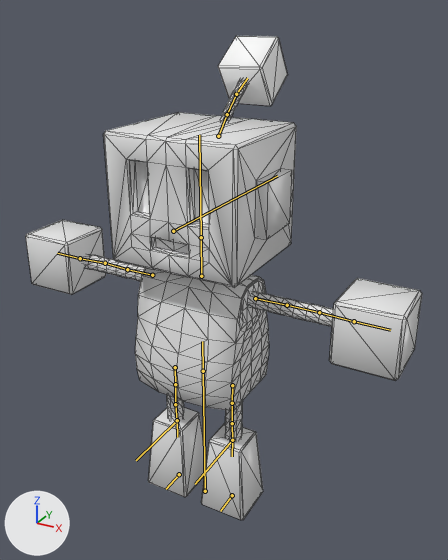
One commit to the glTF model Sviluppo/Godot/models/npc_cube.glb: the scene before it, then after it.
Rendered twice from a 50 mm lens placed at (7.33, -12.19, 12.98), pointed at (0.4, 0.42, 6.68). The lights are fixed; the arrows at lower left show +X, +Y and +Z. The older version comes first. The bones that change, and the others that lie on the model, are drawn over the model as lines. Mesh edges are drawn as thin lines.

The first picture shows 'Cube', 'robot'.
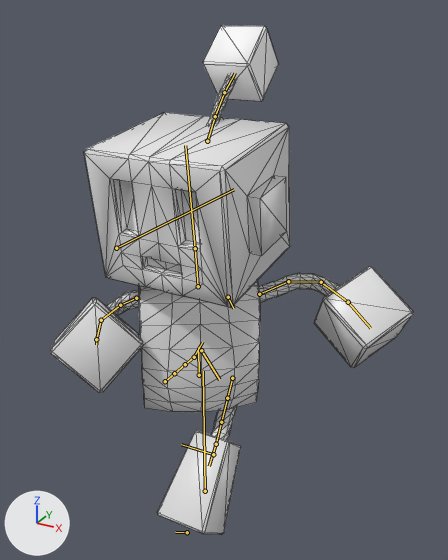
The newer file adds an action. The first version stands in its rest pose; the second is drawn at frame 0 of the action 'run'.

Where the change shows, as pixel boxes (x1, y1, x2, y2) in the pictures (448 x 560 px):
```json
{"object": "Cube", "change": "posed", "before": [26, 112, 422, 520], "after": [50, 112, 413, 535], "on screen": "8% narrower"}
{"object": "robot", "change": "posed", "before": [83, 36, 333, 441], "after": [106, 26, 340, 440], "on screen": "6% narrower"}
{"bone": "body", "before": "(203, 371) to (202, 341)", "after": "(199, 375) to (198, 347)"}
{"bone": "neck", "before": "(201, 276) to (201, 237)", "after": "(198, 286) to (195, 248)"}
{"bone": "arm1.L", "before": "(255, 298) to (287, 305)", "after": "(259, 294) to (288, 281)"}
{"bone": "arm2.L", "before": "(287, 305) to (319, 312)", "after": "(288, 281) to (321, 282)"}
{"bone": "arm3.L", "before": "(319, 312) to (354, 321)", "after": "(321, 282) to (348, 302)"}
{"bone": "hand.L", "before": "(354, 321) to (390, 330)", "after": "(348, 302) to (370, 328)"}
{"bone": "arm1.R", "before": "(152, 275) to (127, 269)", "after": "(136, 298) to (120, 305)"}
{"bone": "arm2.R", "before": "(127, 269) to (105, 263)", "after": "(120, 305) to (101, 320)"}
{"bone": "arm3.R", "before": "(105, 263) to (80, 258)", "after": "(101, 320) to (96, 339)"}
{"bone": "hand.R", "before": "(80, 258) to (57, 253)", "after": "(96, 339) to (96, 344)"}
{"bone": "leg1.L", "before": "(232, 385) to (232, 403)", "after": "(232, 378) to (227, 398)"}
{"bone": "leg2.L", "before": "(232, 403) to (232, 423)", "after": "(227, 398) to (221, 422)"}
{"bone": "leg3.L", "before": "(232, 423) to (232, 440)", "after": "(221, 422) to (216, 444)"}
{"bone": "foot.L", "before": "(232, 440) to (232, 456)", "after": "(216, 444) to (209, 466)"}
{"bone": "leg1.R", "before": "(175, 367) to (175, 384)", "after": "(165, 381) to (174, 373)"}
{"bone": "leg2.R", "before": "(175, 384) to (175, 404)", "after": "(174, 373) to (185, 364)"}
{"bone": "leg3.R", "before": "(175, 404) to (177, 420)", "after": "(185, 364) to (194, 357)"}
{"bone": "foot.R", "before": "(177, 420) to (177, 437)", "after": "(194, 357) to (202, 342)"}
```

Edits to the scene script, one JSON object a line:
```json
{"block": "bone_body", "where": "bone_body = bpy.data.objects['Armature'].pose.bones['body']  # child of 'root'"}
{"op": "set", "path": "bone_body.location", "old": "(0.0, 0.0, 0.0)", "new": "(0.0, 0.0, 0.22)"}
{"op": "set", "path": "bone_body.rotation_quaternion", "old": "(1.0, 0.0, 0.0, 0.0)", "new": "(0.954, 0.064, 0.291, -0.022)", "note": "degrees (0, 0, 0) -> degrees (8, 34, 0)"}
{"block": "bone_neck", "where": "bone_neck = bpy.data.objects['Armature'].pose.bones['neck']  # child of 'body'"}
{"op": "set", "path": "bone_neck.rotation_quaternion", "old": "(1.0, 0.0, 0.0, 0.0)", "new": "(0.956, -0.008, -0.29, 0.039)", "note": "degrees (0, 0, 0) -> degrees (-3, -34, 5)"}
{"block": "bone_arm1_l", "where": "bone_arm1_l = bpy.data.objects['Armature'].pose.bones['arm1.L']  # child of 'body'"}
{"op": "set", "path": "bone_arm1_l.rotation_quaternion", "old": "(1.0, 0.0, 0.0, 0.0)", "new": "(0.951, -0.142, 0.259, 0.086)", "note": "degrees (0, 0, 0) -> degrees (-15, 31, 6)"}
{"block": "bone_arm2_l", "where": "bone_arm2_l = bpy.data.objects['Armature'].pose.bones['arm2.L']  # child of 'arm1.L'"}
{"op": "set", "path": "bone_arm2_l.rotation_quaternion", "old": "(1.0, 0.0, 0.0, 0.0)", "new": "(0.98, 0.198, 0.0, 0.0)", "note": "degrees (0, 0, 0) -> degrees (23, 0, 0)"}
{"block": "bone_arm3_l", "where": "bone_arm3_l = bpy.data.objects['Armature'].pose.bones['arm3.L']  # child of 'arm2.L'"}
{"op": "set", "path": "bone_arm3_l.rotation_quaternion", "old": "(1.0, 0.0, 0.0, 0.0)", "new": "(0.949, 0.314, 0.0, 0.0)", "note": "degrees (0, 0, 0) -> degrees (37, 0, 0)"}
{"block": "bone_hand_l", "where": "bone_hand_l = bpy.data.objects['Armature'].pose.bones['hand.L']  # child of 'arm3.L'"}
{"op": "set", "path": "bone_hand_l.rotation_quaternion", "old": "(1.0, 0.0, 0.0, 0.0)", "new": "(0.99, 0.143, 0.0, -0.009)", "note": "degrees (0, 0, 0) -> degrees (16, 0, -1)"}
{"block": "bone_arm1_r", "where": "bone_arm1_r = bpy.data.objects['Armature'].pose.bones['arm1.R']  # child of 'body'"}
{"op": "set", "path": "bone_arm1_r.rotation_quaternion", "old": "(1.0, 0.0, 0.0, 0.0)", "new": "(0.874, -0.286, -0.099, 0.379)", "note": "degrees (0, 0, 0) -> degrees (-35, 3, 46)"}
{"block": "bone_arm2_r", "where": "bone_arm2_r = bpy.data.objects['Armature'].pose.bones['arm2.R']  # child of 'arm1.R'"}
{"op": "set", "path": "bone_arm2_r.rotation_quaternion", "old": "(1.0, 0.0, 0.0, 0.0)", "new": "(0.977, 0.215, 0.0, 0.0)", "note": "degrees (0, 0, 0) -> degrees (25, 0, 0)"}
{"block": "bone_arm3_r", "where": "bone_arm3_r = bpy.data.objects['Armature'].pose.bones['arm3.R']  # child of 'arm2.R'"}
{"op": "set", "path": "bone_arm3_r.rotation_quaternion", "old": "(1.0, 0.0, 0.0, 0.0)", "new": "(0.682, 0.731, 0.0, 0.0)", "note": "degrees (0, 0, 0) -> degrees (94, 0, 0)"}
{"block": "bone_hand_r", "where": "bone_hand_r = bpy.data.objects['Armature'].pose.bones['hand.R']  # child of 'arm3.R'"}
{"op": "set", "path": "bone_hand_r.rotation_quaternion", "old": "(1.0, 0.0, 0.0, 0.0)", "new": "(0.957, 0.272, 0.0, -0.104)", "note": "degrees (0, 0, 0) -> degrees (31, 3, -12)"}
{"block": "bone_leg1_l", "where": "bone_leg1_l = bpy.data.objects['Armature'].pose.bones['leg1.L']  # child of 'body'"}
{"op": "set", "path": "bone_leg1_l.rotation_quaternion", "old": "(1.0, 0.0, 0.0, 0.0)", "new": "(0.891, -0.419, 0.142, 0.103)", "note": "degrees (0, 0, 0) -> degrees (-50, 20, 4)"}
{"block": "bone_leg2_l", "where": "bone_leg2_l = bpy.data.objects['Armature'].pose.bones['leg2.L']  # child of 'leg1.L'"}
{"op": "set", "path": "bone_leg2_l.rotation_quaternion", "old": "(1.0, 0.0, 0.0, 0.0)", "new": "(1.0, -0.028, 0.0, 0.0)", "note": "degrees (0, 0, 0) -> degrees (-3, 0, 0)"}
{"block": "bone_leg3_l", "where": "bone_leg3_l = bpy.data.objects['Armature'].pose.bones['leg3.L']  # child of 'leg2.L'"}
{"op": "set", "path": "bone_leg3_l.rotation_quaternion", "old": "(1.0, 0.0, 0.0, 0.0)", "new": "(1.0, -0.031, 0.0, 0.0)", "note": "degrees (0, 0, 0) -> degrees (-4, 0, 0)"}
{"block": "bone_foot_l", "where": "bone_foot_l = bpy.data.objects['Armature'].pose.bones['foot.L']  # child of 'leg3.L'"}
{"op": "set", "path": "bone_foot_l.rotation_quaternion", "old": "(1.0, 0.0, 0.0, 0.0)", "new": "(0.989, 0.067, 0.118, 0.052)", "note": "degrees (0, 0, 0) -> degrees (9, 13, 7)"}
{"block": "bone_leg1_r", "where": "bone_leg1_r = bpy.data.objects['Armature'].pose.bones['leg1.R']  # child of 'body'"}
{"op": "set", "path": "bone_leg1_r.rotation_quaternion", "old": "(1.0, 0.0, 0.0, 0.0)", "new": "(0.726, 0.616, 0.298, -0.077)", "note": "degrees (0, 0, 0) -> degrees (86, 32, 17)"}
{"block": "bone_leg2_r", "where": "bone_leg2_r = bpy.data.objects['Armature'].pose.bones['leg2.R']  # child of 'leg1.R'"}
{"op": "set", "path": "bone_leg2_r.rotation_quaternion", "old": "(1.0, 0.0, 0.0, 0.0)", "new": "(1.0, 0.023, 0.0, 0.0)", "note": "degrees (0, 0, 0) -> degrees (3, 0, 0)"}
{"block": "bone_leg3_r", "where": "bone_leg3_r = bpy.data.objects['Armature'].pose.bones['leg3.R']  # child of 'leg2.R'"}
{"op": "set", "path": "bone_leg3_r.rotation_quaternion", "old": "(1.0, 0.0, 0.0, 0.0)", "new": "(0.999, -0.054, 0.0, 0.0)", "note": "degrees (0, 0, 0) -> degrees (-6, 0, 0)"}
{"block": "bone_foot_r", "where": "bone_foot_r = bpy.data.objects['Armature'].pose.bones['foot.R']  # child of 'leg3.R'"}
{"op": "set", "path": "bone_foot_r.rotation_quaternion", "old": "(1.0, 0.0, 0.0, 0.0)", "new": "(0.935, 0.309, -0.172, 0.004)", "note": "degrees (0, 0, 0) -> degrees (38, -19, -6)"}
```
